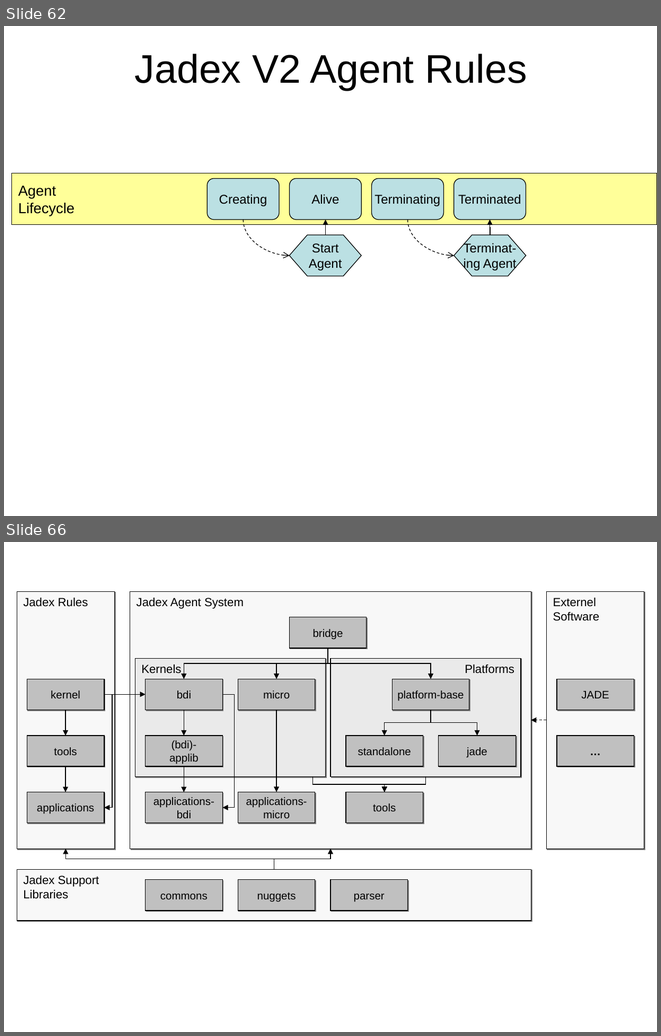
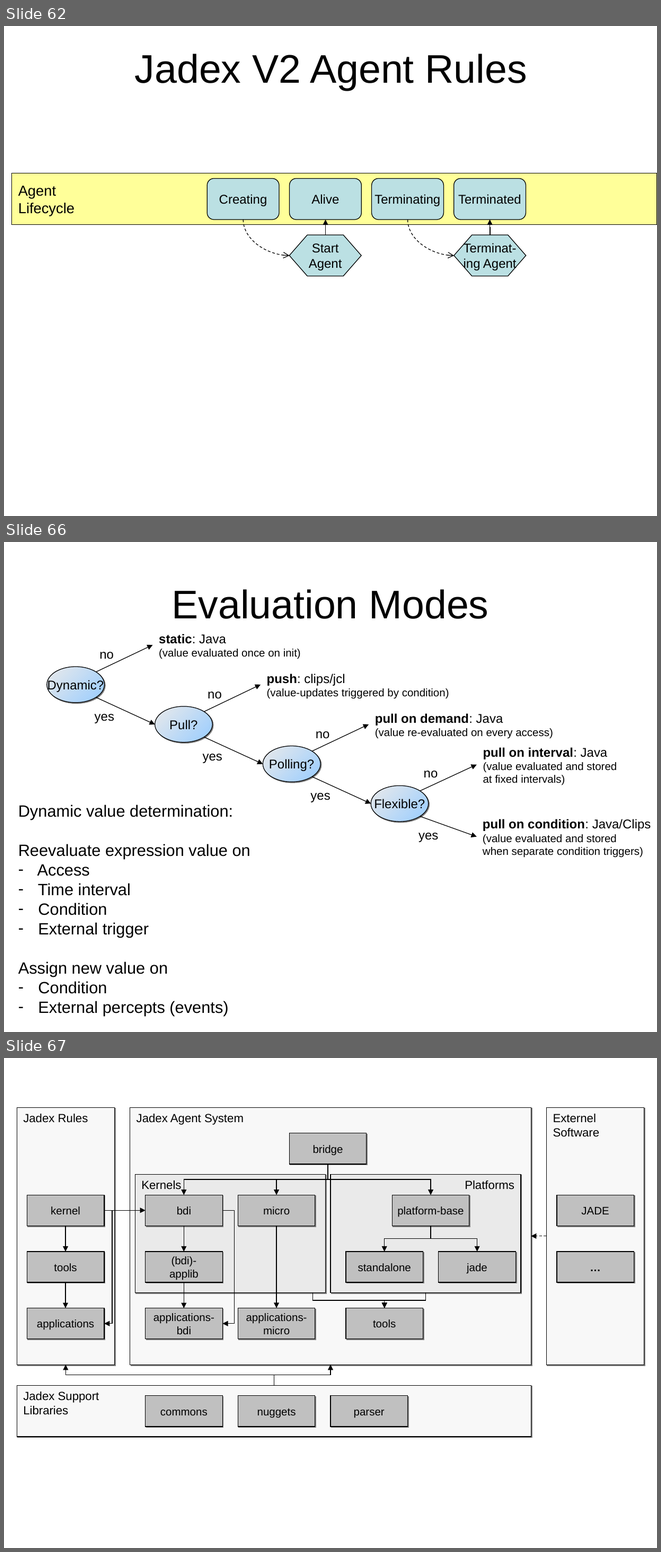
Before and after one commit to actoron/jadex, a slide deck: docs/images.ppt. Shown one above the other, each under a label of ours: slides 62 and 66 before the commit, slides 62, 66 and 67 after it; the slides between them are not shown. The pictures are 661x1036 and 661x1552 pixels, drawn with LibreOffice and Linux fonts; fonts in the diff are those of the drawing. Boxes give left, top, right and bottom in pixels: in the first picture for what was removed or moved away, otherwise in the second. Text is boxed around its words. In the diff, an @@ line names an element or a change of style, - is before the commit and + after.

```diff
--- a/docs/images.ppt
+++ b/docs/images.ppt
@@ slide 66 added at (4, 542, 657, 1032), background #FFFFFF @@
@@ title added at (171, 589, 489, 619), 44 pt, text #000000 @@
+Evaluation Modes
@@ text added at (159, 634, 301, 659), 12 pt, text #000000 @@
+static: Java
+(value evaluated once on init)
@@ arrow added from (96, 672) to (153, 645), #000000 0.74 pt @@
@@ text added at (99, 652, 114, 659), 14 pt, text #000000 @@
+no
@@ ellipse added at (47, 667, 105, 703), fill gradient #99CCFF to #EAEAEA, outline #000000 0.74 pt, 14 pt, text #000000 @@
+Dynamic?
@@ arrow added from (204, 712) to (261, 685), #000000 0.74 pt @@
@@ text added at (267, 673, 449, 699), 12 pt, text #000000 @@
+push: clips/jcl
+(value-updates triggered by condition)
@@ arrow added from (96, 697) to (155, 724), #000000 0.74 pt @@
@@ text added at (208, 691, 222, 699), 14 pt, text #000000 @@
+no
@@ text added at (95, 714, 114, 723), 14 pt, text #000000 @@
+yes
@@ ellipse added at (155, 706, 212, 742), fill gradient #99CCFF to #EAEAEA, outline #000000 0.74 pt, 14 pt, text #000000 @@
+Pull?
@@ text added at (375, 713, 553, 739), 12 pt, text #000000 @@
+pull on demand: Java
+(value re-evaluated on every access)
@@ arrow added from (312, 751) to (369, 724), #000000 0.74 pt @@
@@ text added at (316, 731, 330, 739), 14 pt, text #000000 @@
+no
@@ arrow added from (204, 737) to (263, 764), #000000 0.74 pt @@
@@ ellipse added at (263, 746, 320, 782), fill gradient #99CCFF to #EAEAEA, outline #000000 0.74 pt, 14 pt, text #000000 @@
+Polling?
@@ text added at (483, 747, 617, 785), 12 pt, text #000000 @@
+pull on interval: Java
+(value evaluated and stored
+at fixed intervals)
@@ text added at (203, 753, 222, 763), 14 pt, text #000000 @@
+yes
@@ arrow added from (312, 776) to (371, 803), #000000 0.74 pt @@
@@ arrow added from (420, 791) to (477, 765), #000000 0.74 pt @@
@@ text added at (424, 770, 438, 778), 14 pt, text #000000 @@
+no
@@ text added at (310, 793, 330, 802), 14 pt, text #000000 @@
+yes
@@ ellipse added at (371, 786, 429, 821), fill gradient #99CCFF to #EAEAEA, outline #000000 0.74 pt, 14 pt, text #000000 @@
+Flexible?
@@ text added at (18, 804, 250, 1015), 18 pt, text #000000 @@
+Dynamic value determination:
+Reevaluate expression value on
+– Access
+– Time interval
+– Condition
+– External trigger
+Assign new value on
+– Condition
+– External percepts (events)
@@ arrow added from (420, 816) to (477, 837), #000000 0.74 pt @@
@@ text added at (483, 819, 651, 857), 12 pt, text #000000 @@
+pull on condition: Java/Clips
+(value evaluated and stored
+when separate condition triggers)
@@ text added at (418, 832, 438, 842), 14 pt, text #000000 @@
+yes
@@ what was slide 66 is now slide 67 @@
```
Also in this commit, not shown: 1 slide changed, 4 other files.
